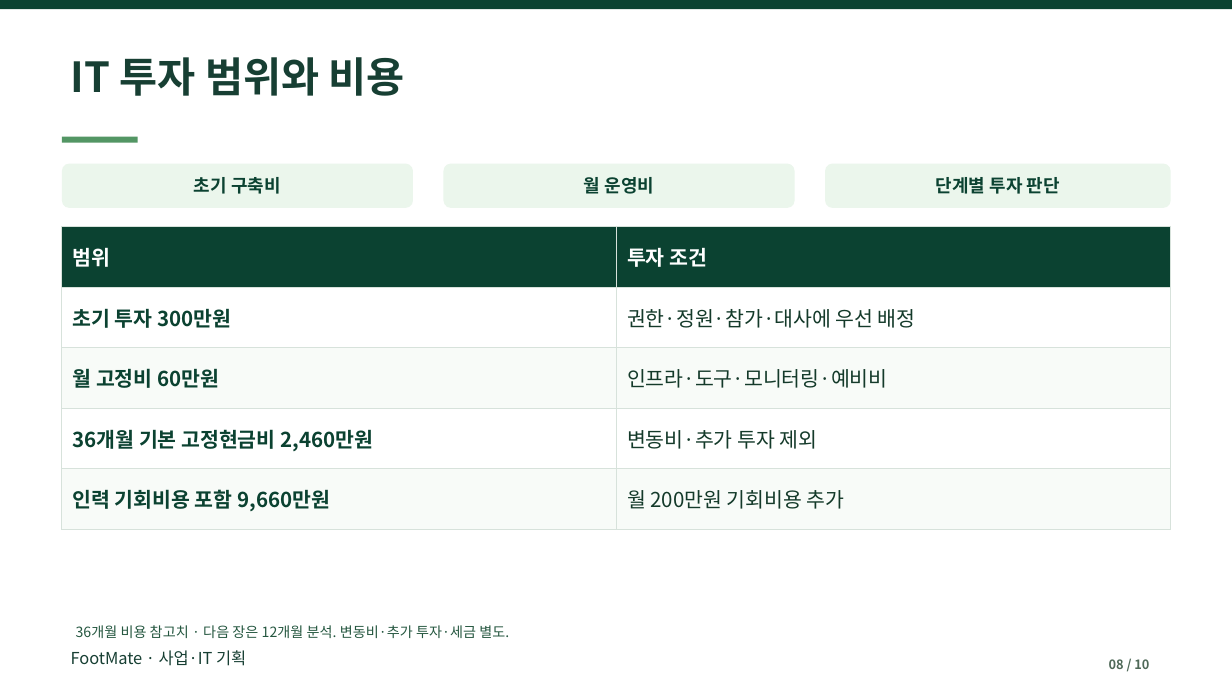
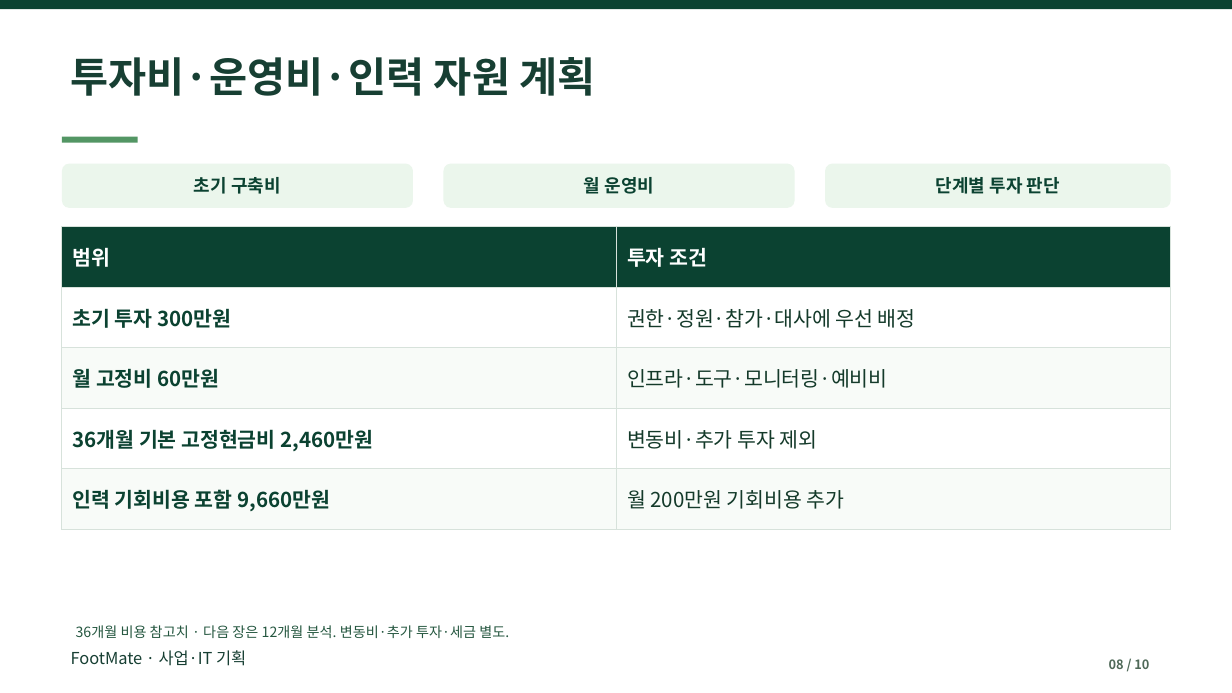
Before and after one commit to dohyunkimmm/footmate, a slide deck: slide 8 of src/case-study/downloads/footmate_report.pptx. Drawn at 1232x693 pixels with LibreOffice and Linux fonts; fonts in the diff are those of the drawing. Boxes give left, top, right and bottom in pixels: in the first picture for what was removed or moved away, otherwise in the second. Text is boxed around its words. In the diff, an @@ line names an element or a change of style, - is before the commit and + after.

```diff
--- a/src/case-study/downloads/footmate_report.pptx
+++ b/src/case-study/downloads/footmate_report.pptx
@@ text at (71,57,596,96): text changed @@
-IT 투자 범위와 비용
+투자비·운영비·인력 자원 계획
```
Also in this commit, not shown: 2 other slides changed, 1 other file.
